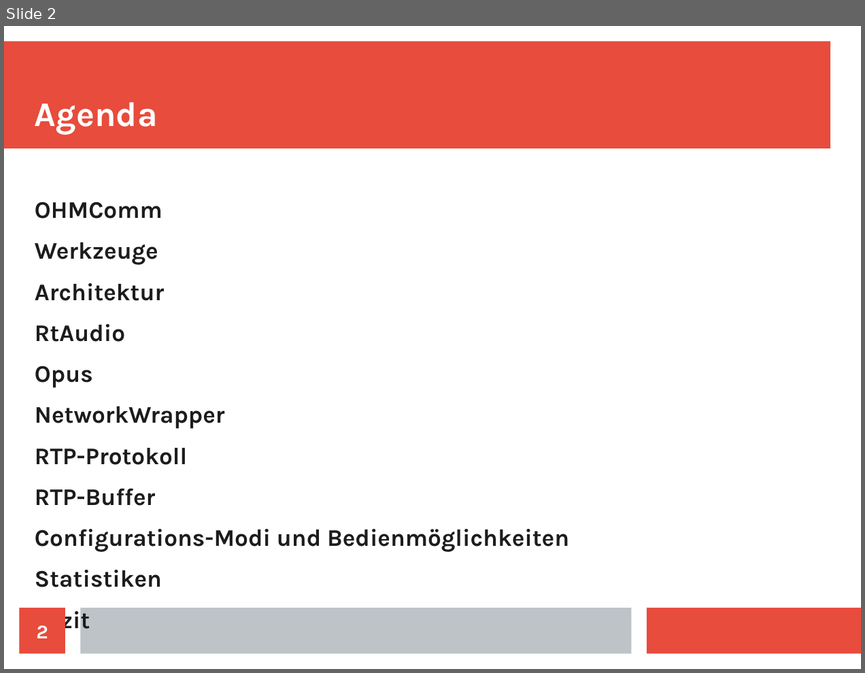
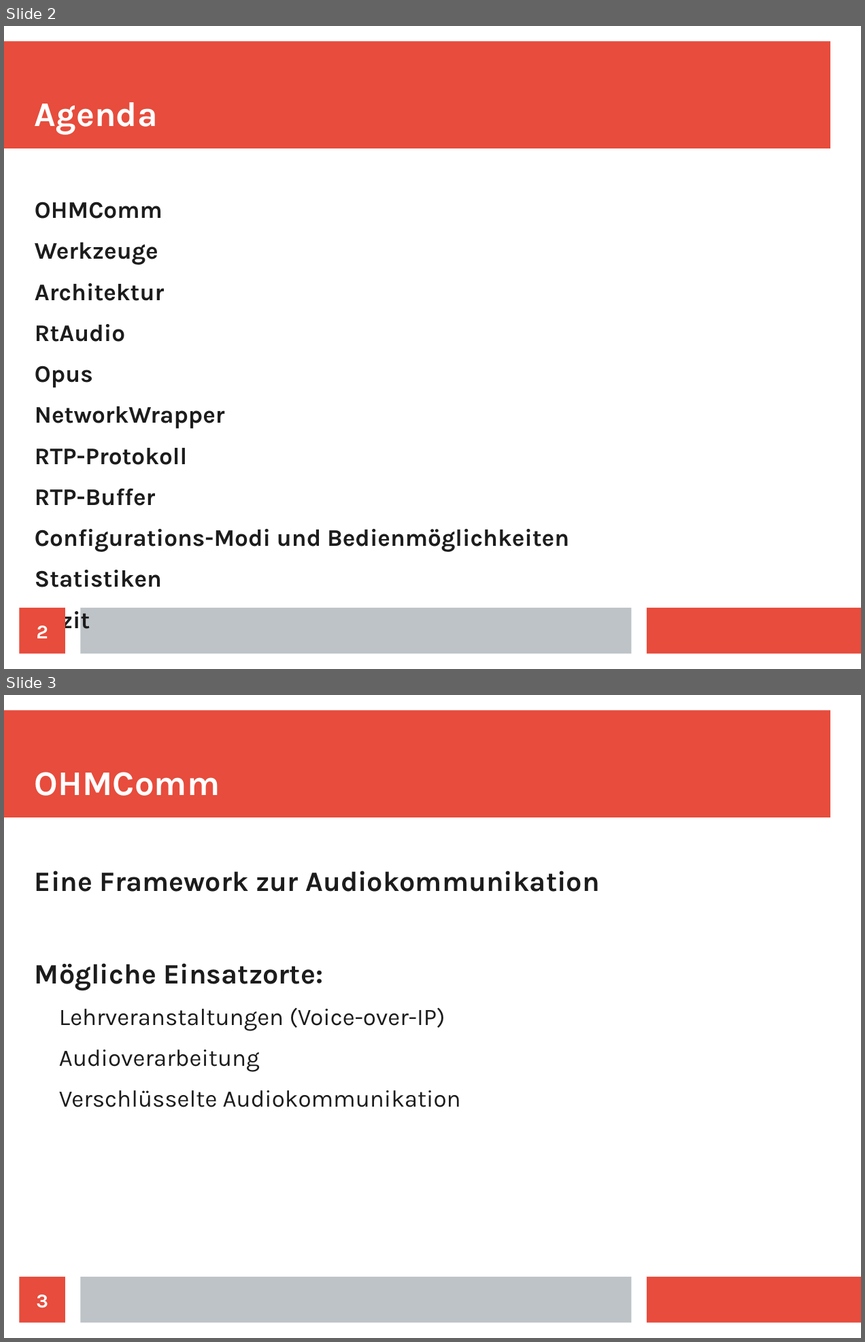
Before and after one commit to doe300/OHMComm, a slide deck: documents/OHMCommPres.odp. Shown one above the other, each under a label of ours: slide 2 before the commit, slides 2 and 3 after it. The pictures are 865x673 and 865x1342 pixels, drawn with LibreOffice and Linux fonts; fonts in the diff are those of the drawing. Boxes give left, top, right and bottom in pixels: in the first picture for what was removed or moved away, otherwise in the second. Text is boxed around its words. In the diff, an @@ line names an element or a change of style, - is before the commit and + after.

```diff
--- a/documents/OHMCommPres.odp
+++ b/documents/OHMCommPres.odp
@@ slide 3 added at [4,695,861,1338], background #FFFFFF; not listed: 3 template elements that a slide beside it also shows @@
@@ title added at [35,772,220,796], 32 pt, text #FFFFFF, bold @@
+OHMComm
@@ text added at [35,870,600,1107], 22 pt, text #1C1C1C @@
+Eine Framework zur Audiokommunikation
+Mögliche Einsatzorte:
+  Lehrveranstaltungen (Voice-over-IP)
+  Audioverarbeitung
+  Verschlüsselte Audiokommunikation
@@ page number added at [20,1276,65,1323], fill #E74C3C, 18 pt, text #FFFFFF, bold @@
+3
```
Also in this commit, not shown: 12 other slides added.
